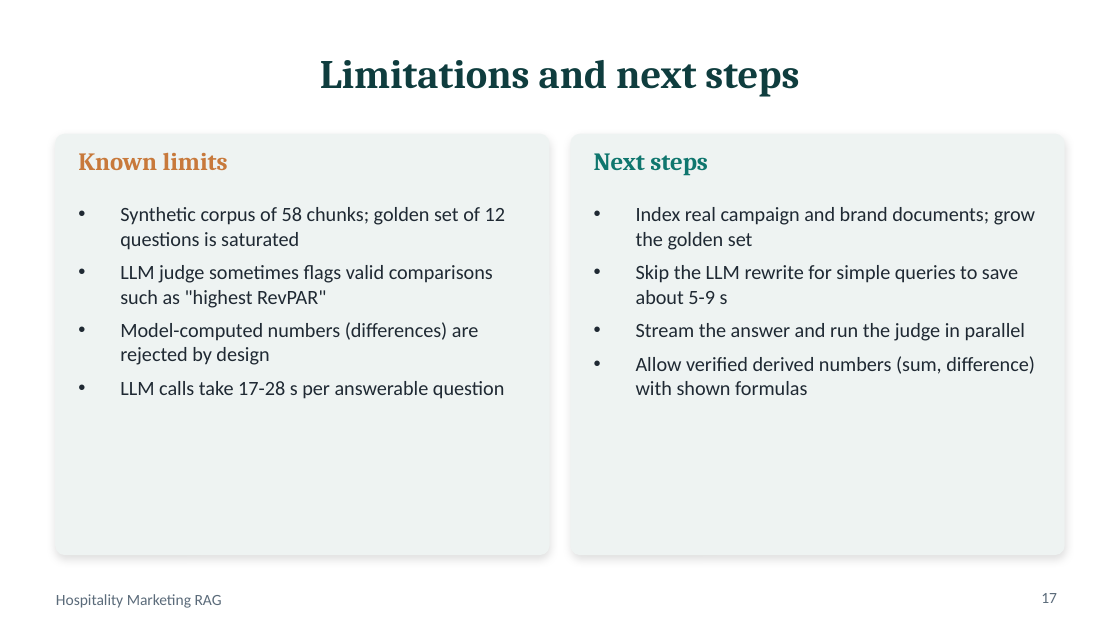
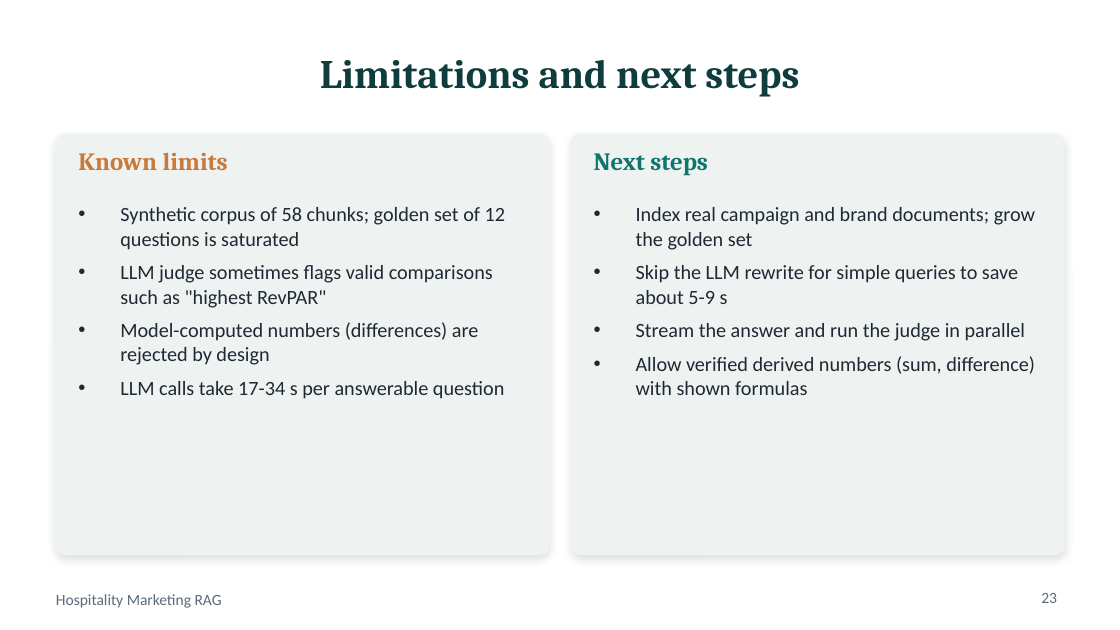
Before and after one commit to ramakrishnakandipati/RAG_Agent, a slide deck: slide 23 of hosiptality_marketing_rag/presentation/Hospitality_RAG_Presentation.pptx (slide 17 before the commit). Drawn at 1120x630 pixels with LibreOffice and Linux fonts; fonts in the diff are those of the drawing. Boxes give left, top, right and bottom in pixels: in the first picture for what was removed or moved away, otherwise in the second. Text is boxed around its words. In the diff, an @@ line names an element or a change of style, - is before the commit and + after.

```diff
--- a/hosiptality_marketing_rag/presentation/Hospitality_RAG_Presentation.pptx
+++ b/hosiptality_marketing_rag/presentation/Hospitality_RAG_Presentation.pptx
@@ text at [120,381,504,399]: text changed @@
-• LLM calls take 17-28 s per answerable question
+• LLM calls take 17-34 s per answerable question
@@ page number at [1041,593,1057,603]: text changed @@
-17
+23
```
Also in this commit, not shown: 3 other slides changed, 11 slides added, 5 slides removed, 11 other files.
